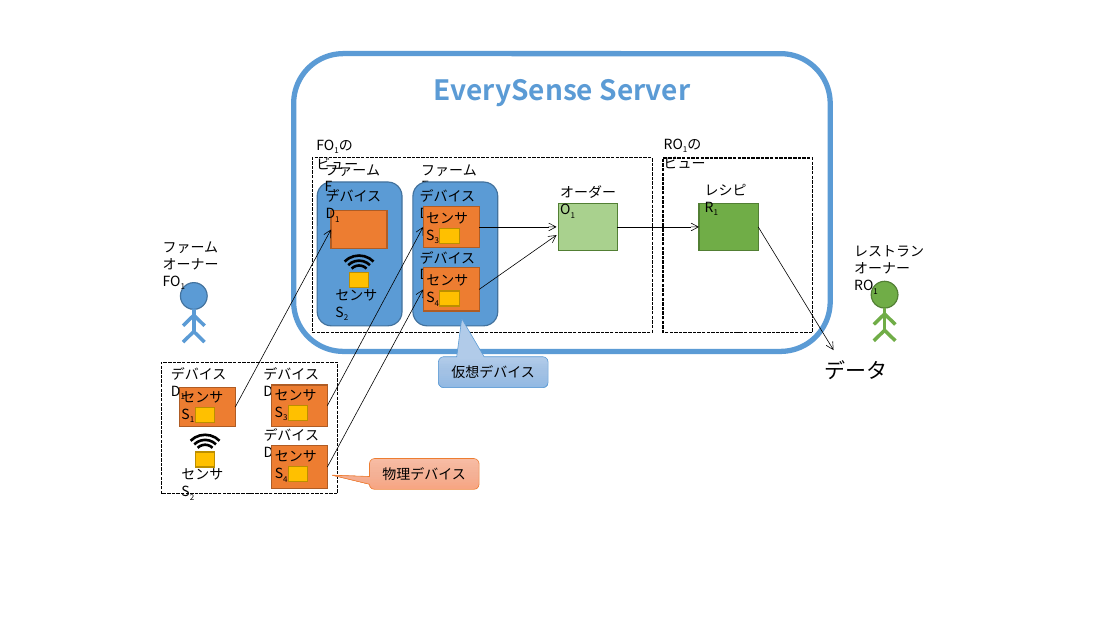
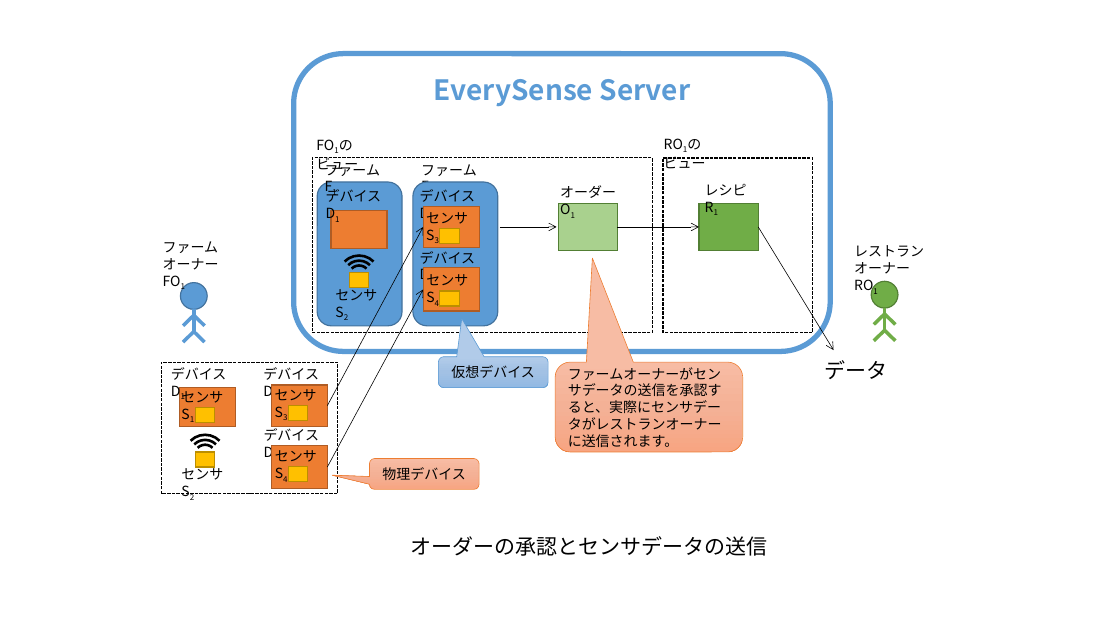
Before and after one commit to toyokazu/fluent-plugin-everysense, a slide deck: slide 3 of tutorial/ja/images/figures.pptx. Drawn at 1120x630 pixels with LibreOffice and Linux fonts; fonts in the diff are those of the drawing. Boxes give left, top, right and bottom in pixels: in the first picture for what was removed or moved away, otherwise in the second. Text is boxed around its words. In the diff, an @@ line names an element or a change of style, - is before the commit and + after.

```diff
--- a/tutorial/ja/images/figures.pptx
+++ b/tutorial/ja/images/figures.pptx
@@ arrow removed from (235, 408) to (331, 229) @@
@@ arrow removed from (479, 290) to (557, 235) @@
@@ arrow moved from (479, 227) - (557, 227) to (500, 227) - (557, 227) @@
@@ rounded speech box added at (555,362,743,452), fill gradient #F7BDA5 to #F5B196 to #F8A582, outline #ED7D31 0.5 pt, 12 pt, text #000000 @@
+ファームオーナーがセンサデータの送信を承認すると、実際にセンサデータがレストランオーナーに送信されます。
@@ text added at (410,536,767,556), 18 pt, text #000000 @@
+オーダーの承認とセンサデータの送信
```
Also in this commit, not shown: 1 other slide changed, 2 slides added, 2 other files.
